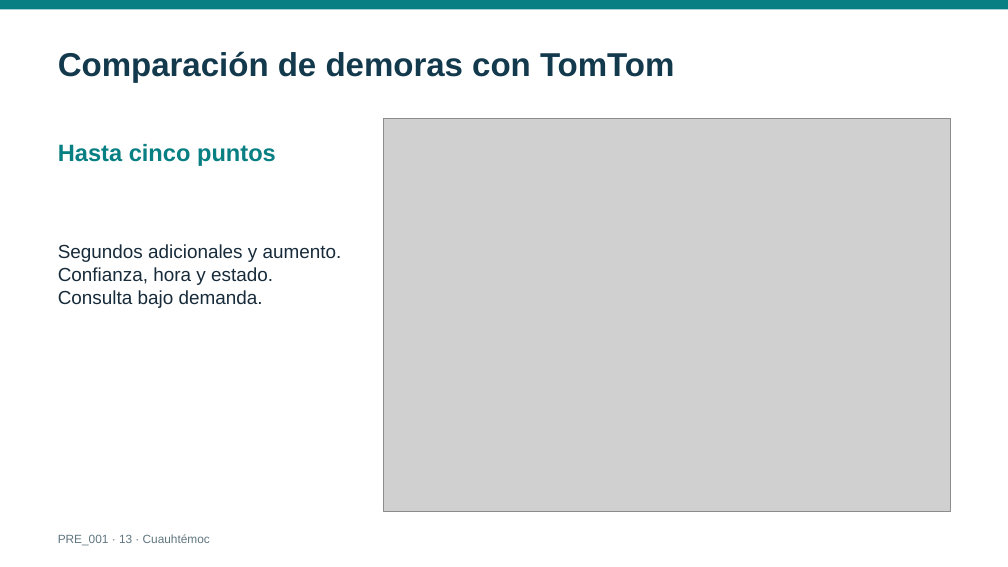
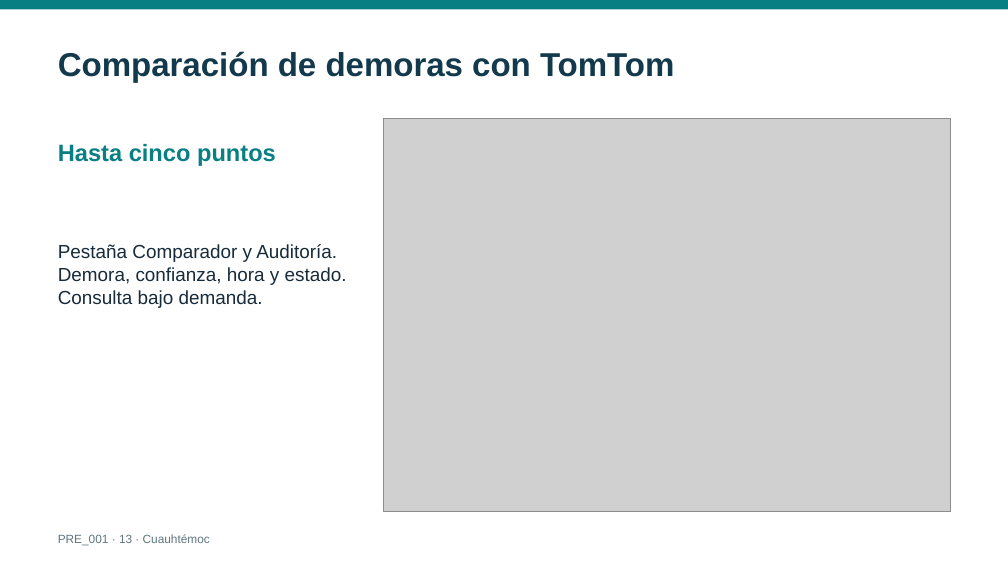
Before and after one commit to DiegoSG826/SistemaTrafico, a slide deck: slide 13 of entrega_academica/PRE_001_Presentacion.pptx. Drawn at 1008x567 pixels with LibreOffice and Linux fonts; fonts in the diff are those of the drawing; grey boxes stand for pictures. Boxes give left, top, right and bottom in pixels: in the first picture for what was removed or moved away, otherwise in the second. Text is boxed around its words. In the diff, an @@ line names an element or a change of style, - is before the commit and + after.

```diff
--- a/entrega_academica/PRE_001_Presentacion.pptx
+++ b/entrega_academica/PRE_001_Presentacion.pptx
@@ text at bbox=[58, 244, 347, 285]: text changed @@
-Segundos adicionales y aumento.
-Confianza, hora y estado.
+Pestaña Comparador y Auditoría.
+Demora, confianza, hora y estado.
```
Also in this commit, not shown: 3 other slides changed, 53 other files.
